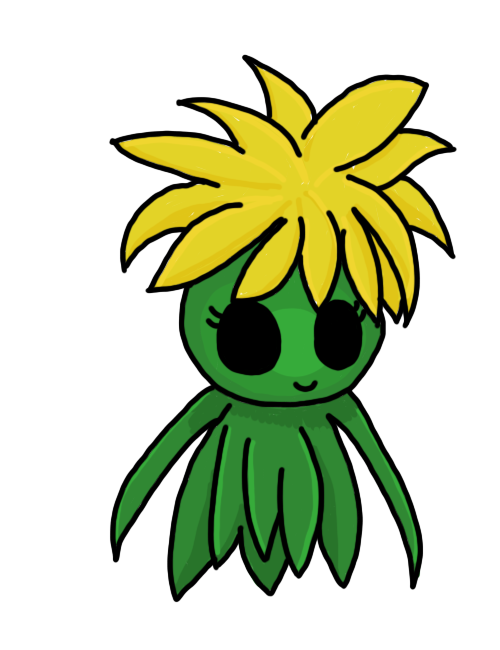
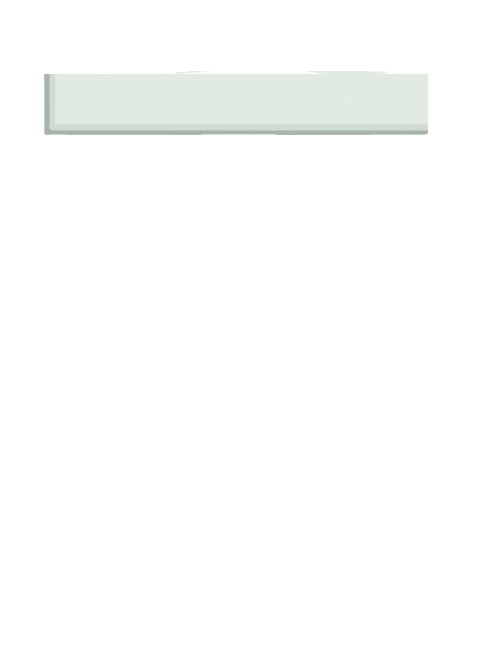
Comparing the layer stacks of the two w=500, h=650 images. Changes:
added layer "Layer 68" above "Layer 65" over 43, 54, 457, 184
added layer "Layer 67" above "Layer 66" over 43, 54, 457, 183
added layer "Layer 66" above "Layer 64" over 43, 70, 428, 136
hid group "Daughter dandi copy 2" (10 layers), opacity 100% → 78% over 108, 54, 457, 603